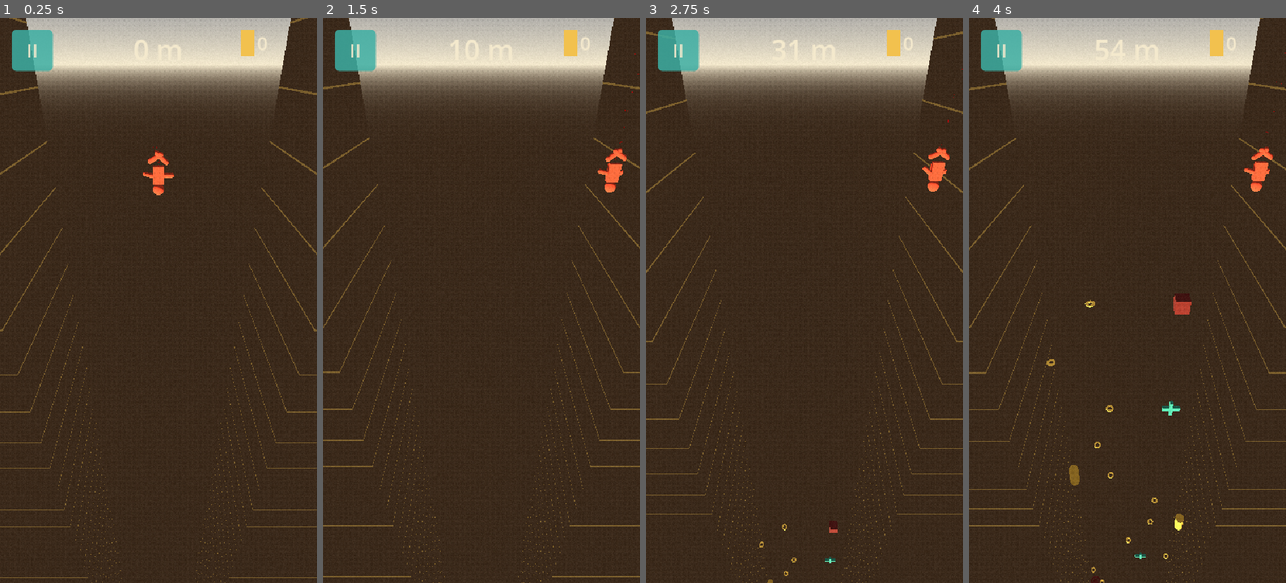
Above: before the commit, frames 1-4 (left to right).
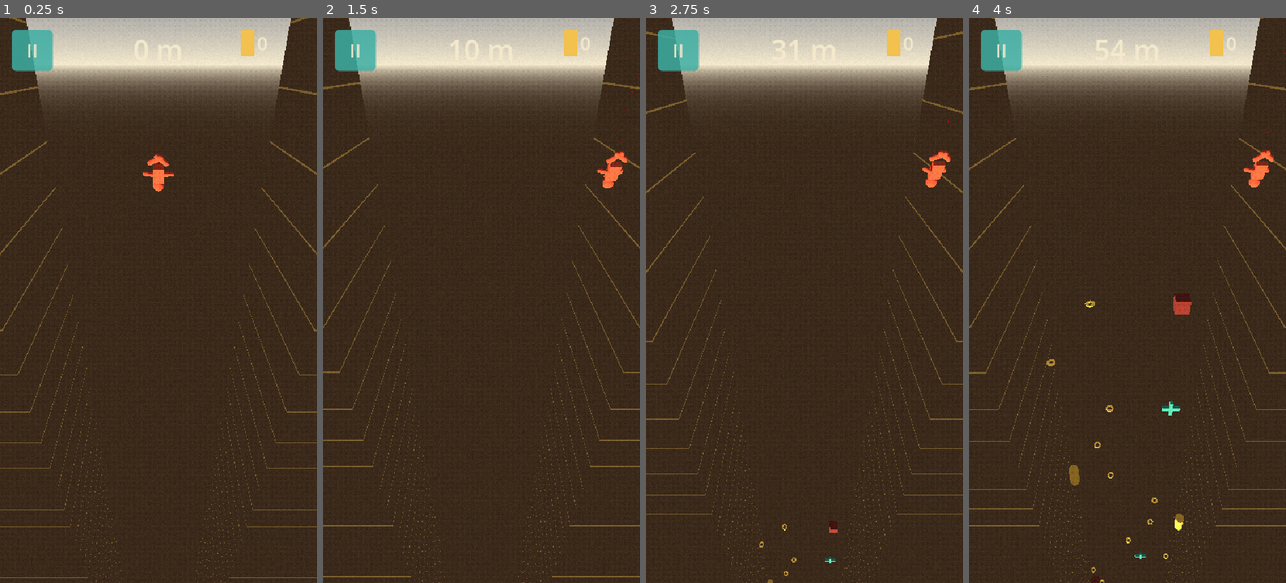
Above: after the commit, the same moments.

Repository: quvntvn/Hyperdive
Game: Godot game, scene res://scenes/game/main_game.tscn
Same seed, same stepped clock (60 frames per second), same inputs: the game is played once before the commit and once after it. This scene is started directly instead of the project's main scene.
Inputs (mouse positions are in pixels of both pictures, inside the frame that each line leads up to):
- Up to frame 1 (0.25 s): no input
- Up to frame 2 (1.5 s): tap Enter at 0.5 s; move the mouse to (551, 272) at 0.52 s; hold D (move_right) 0.53-1.25 s; tap 1 at 0.6 s; click (551, 272) at 0.67 s; drag from (418, 328) to (465, 413) at 1.27 s
- Up to frame 3 (2.75 s): move the mouse to (836, 176) at 2.02 s; hold D (move_right) from 2.03 s (still down); tap 3 at 2.1 s
- Up to frame 4 (4 s): release D (move_right) at 2.75 s; drag from (1111, 413) to (1032, 215) at 2.77 s; move the mouse to (1222, 385) at 3.52 s; hold A (move_left) from 3.53 s (still down); tap 2 at 3.6 s

The runs differ from the first frame. In frame 1, 0.2% of the frame differs, in the area x 45-55%, y 23-32%; in frame 2, 0.2%, in the area x 86-97%, y 23-31%; in frame 3, 0.2%; in frame 4, 0.2%.

Commit message:
tune(player): inclinaison du corps pour exposer le dos du plongeur à la caméra
CHARACTER_BASE_ROT.x 180° → 205° : 25° de bascule supplémentaire
exposent le dos du personnage vers la caméra (au-dessus-derrière).

Co-Authored-By: Claude Sonnet 4.6 <noreply@anthropic.com>

Diff:
--- a/hyperdive/scripts/player/player.gd
+++ b/hyperdive/scripts/player/player.gd
@@ -9,7 +9,7 @@
 const TOUCH_FOLLOW_SPEED: float = 8.0
 const TRAIL_BASE_AMOUNT: int = 40
 const WALL_HIT_COOLDOWN: float = 0.3
-const CHARACTER_BASE_ROT := Vector3(180.0, 0.0, 0.0)
+const CHARACTER_BASE_ROT := Vector3(205.0, 0.0, 0.0)
 
 var _is_touching: bool = false
 var _wall_hit_cooldown: float = 0.0
